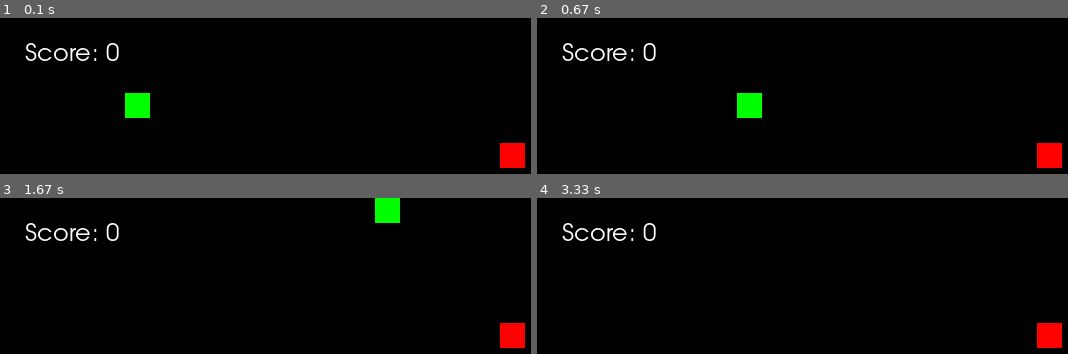
Above: before the commit, frames 1-4 (two rows, left to right).
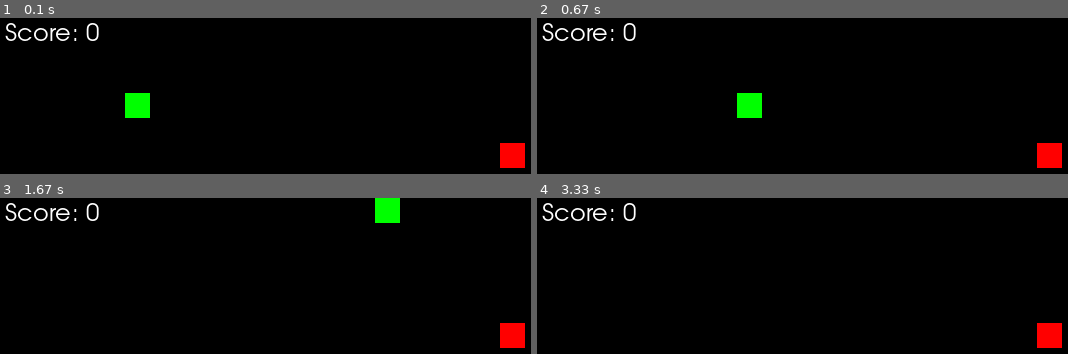
Above: after the commit, the same moments.

Repository: Namtabb/Pygame-project
Game: pygame game, started from main.py
The game is run twice, just before and just after one commit, with the same random seed, the same clock (stepped at 60 frames per second) and the same inputs.
Inputs:
- Up to frame 1 (0.1 s): no input
- Up to frame 2 (0.67 s): hold D from 0.33 s (still down)
- Up to frame 3 (1.67 s): release D at 0.8 s; hold W 0.83-1.13 s; hold D 1.17-1.63 s
- Up to frame 4 (3.33 s): hold A 1.67-2.2 s; hold S 2.23-2.53 s; hold A 2.57-2.97 s; hold W from 3 s (still down)

The runs differ from the first frame. In frame 1, 1.3% of the frame differs, in the area x 0-23%, y 3-28%; in frame 2, 1.3%; in frame 3, 1.3%; in frame 4, 1.3%.

Commit message:
spawn segment

Diff:
--- a/main.py
+++ b/main.py
@@ -17,6 +17,7 @@
 HEIGHT = 550
 SCREEN_SIZE = (WIDTH, HEIGHT)
 NUM_APPLES = 1
+NUM_SEGMENTS= 1
 
 
 class Player(pg.sprite.Sprite):
@@ -27,9 +28,7 @@
         self.image.fill(GREEN)
         self.rect = self.image.get_rect()
         self.rect.topleft = (125,75)
-
-        self.grow = True
-
+        self.grow = False
         self.change_x = 0
         self.change_y = 0
 
@@ -67,7 +66,8 @@
         self.change_x = 0
 
     def body_grow(self):
-        pass
+        self.grow = True
+
 
 
 class Apple(pg.sprite.Sprite):
@@ -80,9 +80,6 @@
         #spawning the apple
         self.rect.x = random.randrange(0, WIDTH, 25)
         self.rect.y = random.randrange(0, HEIGHT, 25)
-
-    def update(self):
-        pass
 
 
 def start():
@@ -101,6 +98,8 @@
     # All sprites go in this sprite Group
     all_sprites = pg.sprite.Group()
     apple_sprites = pg.sprite.Group()
+    snake_segment = pg.sprite.Group()
+
 
     player = Player()
 
@@ -134,12 +133,25 @@
 
                 if event.key == pg.K_s:
                     player.go_down()
+
+
+
         # checks for apple and snake collision
         apples_collided = pg.sprite.spritecollide(player, apple_sprites, True)
+
 
         # prints the amount of apples eaten
         for apple in apples_collided:
             apples_eaten += 1
+
+        for i in apples_collided:
+            player.body_grow()
+            for _ in range(NUM_SEGMENTS):
+                player = Player()
+
+                all_sprites.add(player)
+                snake_segment.add(player)
+
 
          #spawns apple after eaten
         if len(apple_sprites) <= 0:
@@ -155,7 +167,7 @@
         score_image = font.render(f"Score: {apples_eaten}", True, WHITE)
 
 
-        screen.blit(score_image, (25,25))
+        screen.blit(score_image, (5,5))
 
         # --- Update the world state
         all_sprites.update()
